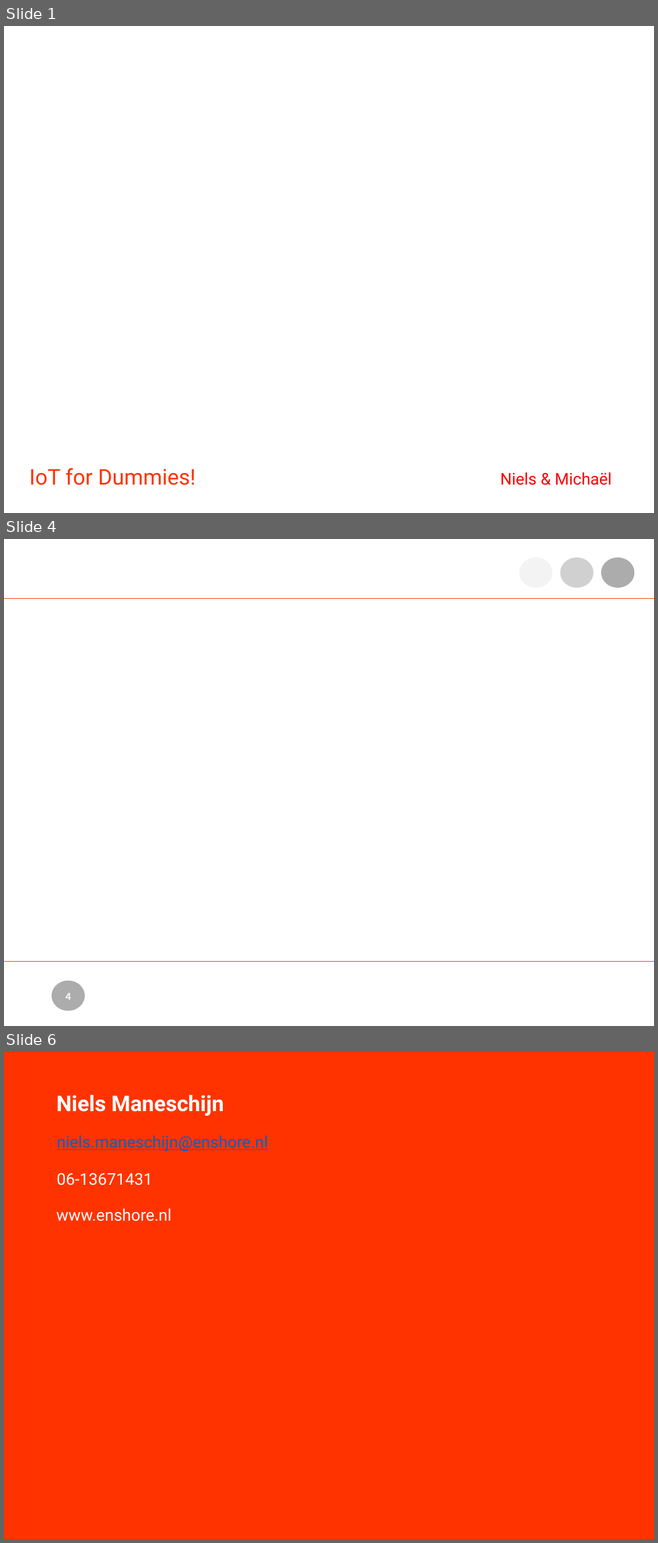
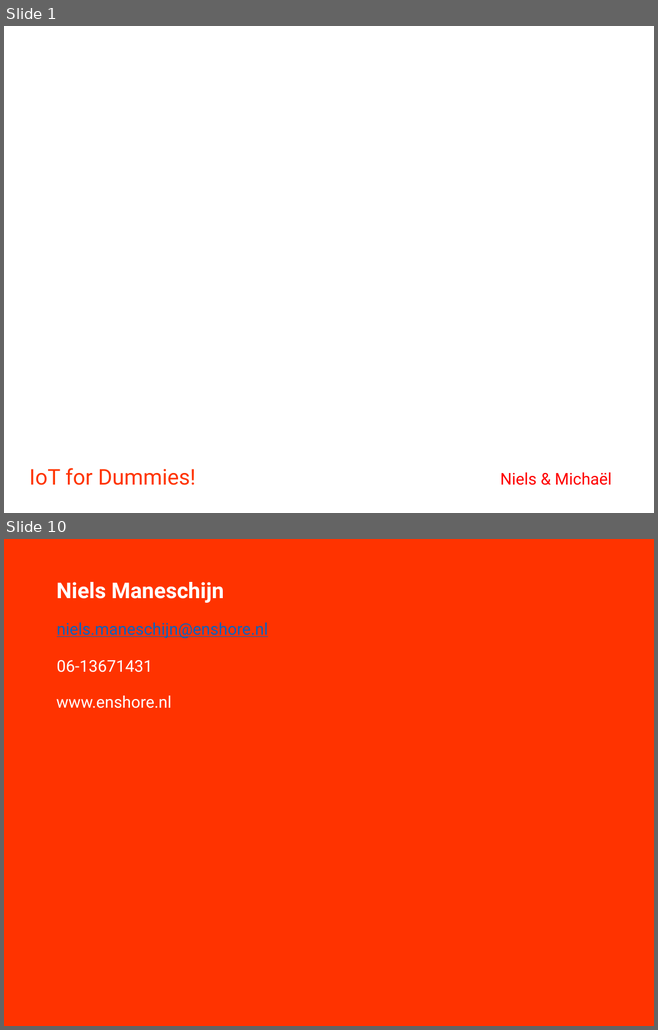
Before and after one commit to nielsmaneschijn/lotlr, a slide deck: doc/IOT for Dummies.pptx. Shown one above the other, each under a label of ours: slides 1, 4 and 6 before the commit, slides 1 and 10 after it; the slides between them are not shown. The pictures are 658x1543 and 658x1030 pixels, drawn with LibreOffice and Linux fonts; fonts in the diff are those of the drawing; background and template pictures are left out. Boxes give left, top, right and bottom in pixels: in the first picture for what was removed or moved away, otherwise in the second. Text is boxed around its words. In the diff, an @@ line names an element or a change of style, - is before the commit and + after.

```diff
--- a/doc/IOT for Dummies.pptx
+++ b/doc/IOT for Dummies.pptx
@@ slide 4 removed at bbox=[4, 539, 654, 1026], background #FFFFFF @@
@@ ellipse removed at bbox=[519, 557, 552, 588] @@
@@ ellipse removed at bbox=[560, 557, 593, 588] @@
@@ ellipse removed at bbox=[601, 557, 634, 588] @@
@@ line removed from (4, 599) to (654, 599) @@
@@ line removed from (4, 962) to (654, 962) @@
@@ ellipse removed at bbox=[52, 981, 85, 1011] @@
@@ page number removed at bbox=[65, 993, 71, 1000] @@
-4
@@ what was slide 6 is now slide 10 @@
```
Also in this commit, not shown: 1 slide changed, 6 slides added, 1 other slide removed.
